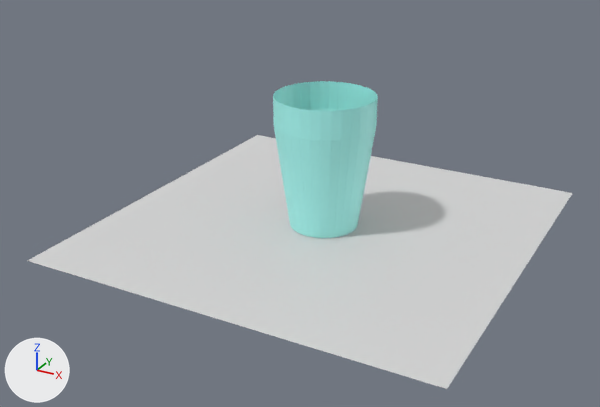
Before and after pictures for a commit that changed the OBJ model example-scenes/models/Caustics/glass.obj.
The view is the same before and after, from a 50 mm lens placed at (10.16, -19.93, 8.71), pointed at (-0.3, -0.92, -0.79). Arrows for +X, +Y and +Z are at lower left; the lights stay in place. Where no turn or scale is listed for an object, it has been applied to the vertices.
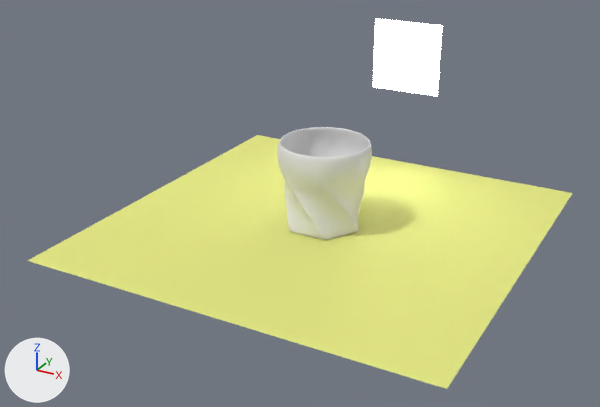
The newer file is also rescaled (x0.841), turned or shifted as a whole; pictures and numbers use the older file's frame.

Edits to the scene script, one JSON object a line:
```json
{"op": "add", "block": "mat_ground_001", "code": ["mat_ground_001 = principled_material('ground.001')", "mat_ground_001.base_color = (0.772, 0.8, 0.218)  # yellow #e4e781", "mat_ground_001.roughness = 0.9"]}
{"op": "add", "block": "mat_light_001", "code": ["mat_light_001 = principled_material('light.001')", "mat_light_001.base_color = (0.78, 0.78, 0.78)  # white #e5e5e5", "mat_light_001.roughness = 0.9", "mat_light_001.emission_strength = 10.0"]}
{"op": "add", "block": "mat_glass2", "code": ["mat_glass2 = principled_material('Glass2')", "mat_glass2.base_color = (0.8, 0.8, 0.8)  # white #e7e7e7", "mat_glass2.roughness = 0.4"]}
{"block": "me_plane", "where": "me_plane.from_pydata(...)  # 4 vertices, 1 face; spans x -5.95..5.95, y -5.95..5.95, z -1.74"}
{"op": "remove", "block": "me_plane", "code": "me_plane.materials.append(mat_material_002)  # light grey #d9d9d9"}
{"op": "add", "block": "me_plane", "code": "me_plane.materials.append(mat_ground_001)  # yellow #e4e781"}
{"op": "add", "block": "me_plane_001", "code": ["me_plane_001 = bpy.data.meshes.new('Plane.001')", "me_plane_001.from_pydata([(-1.19, 5.95, 2.54), (1.19, 5.95, 2.54), (-1.19, 5.95, 4.92), (1.19, 5.95, 4.92)], [], [(0, 1, 3, 2)])", "me_plane_001.materials.append(mat_light_001)  # white #e5e5e5"]}
{"op": "add", "block": "me_glass", "code": ["me_glass = bpy.data.meshes.new('Glass')", "me_glass.from_pydata(...)  # 9110 vertices, 9108 faces; spans x -1.34..1.34, y -1.34..1.34, z 0.0..2.59", "me_glass.materials.append(mat_glass2)  # white #e7e7e7"]}
{"op": "remove", "block": "ob_cylinder", "code": ["ob_cylinder = bpy.data.objects.new('Cylinder', me_cylinder)", "ob_cylinder.location = (0.0, 0.0, 0.0)"]}
{"op": "add", "block": "ob_plane_001", "code": ["ob_plane_001 = bpy.data.objects.new('Plane.001', me_plane_001)", "ob_plane_001.location = (0.0, 0.0, -1.74)"]}
{"op": "add", "block": "ob_glass", "code": ["ob_glass = bpy.data.objects.new('Glass', me_glass)", "ob_glass.location = (0.0, 0.0, -1.74)"]}
```

Where the change shows, as pixel boxes [x1, y1, x2, y2] in the pictures (600 x 407 px):
```json
{"object": "Plane", "change": "recoloured", "before": [27, 135, 572, 389], "after": [27, 135, 572, 389], "on screen": "white to yellow"}
{"object": "Cylinder", "change": "deleted", "before": [273, 81, 378, 238]}
{"object": "Glass", "change": "added", "after": [277, 127, 372, 240]}
{"object": "Plane.001", "change": "added", "after": [373, 18, 443, 96]}
```
